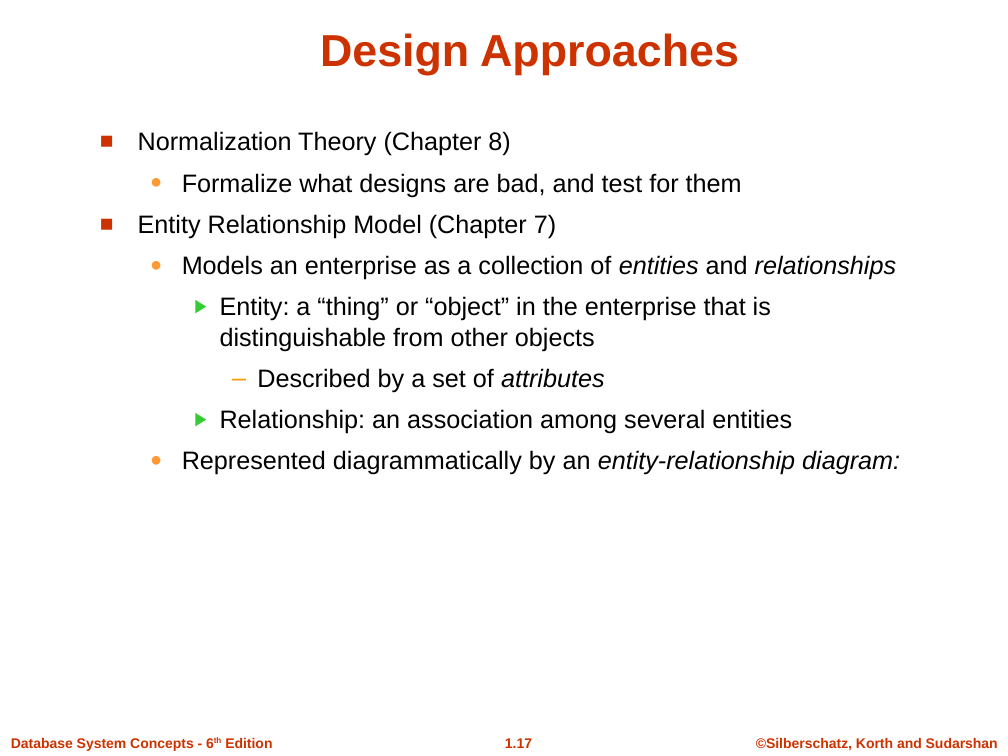
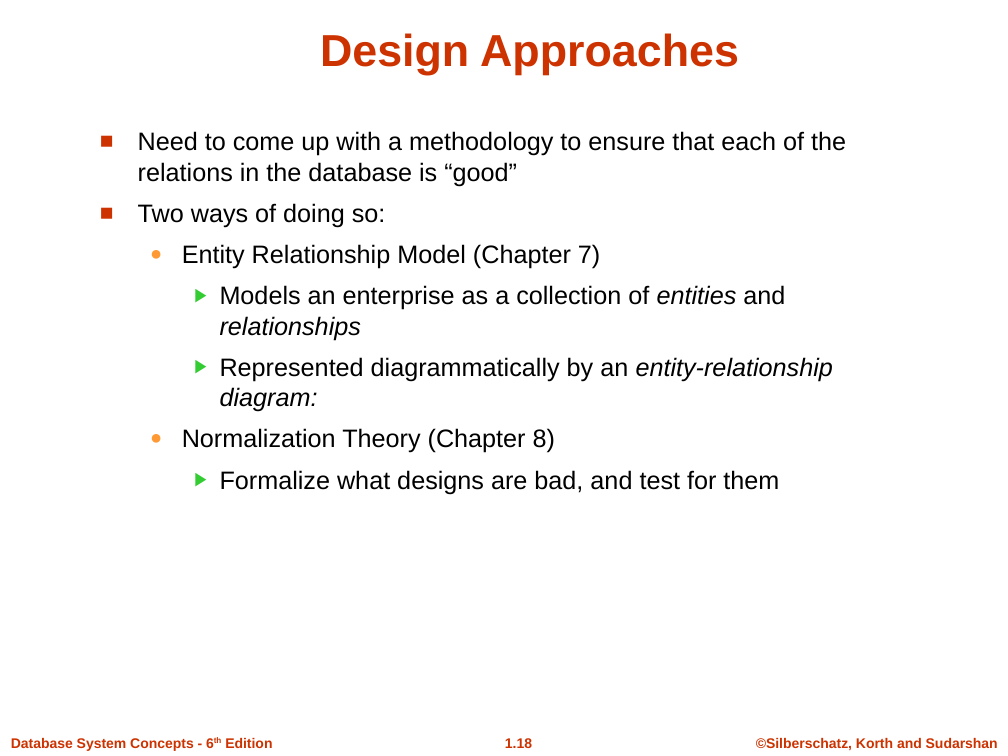
Before and after one commit to Sumonta056/SUST-Autorickshaw-Management-System, a slide deck: slide 18 of Theory/Learning Theory Of Databases/Slides/ch1.ppt (slide 17 before the commit). Drawn at 1008x756 pixels with LibreOffice and Linux fonts; fonts in the diff are those of the drawing; background and template pictures are left out. Boxes give left, top, right and bottom in pixels: in the first picture for what was removed or moved away, otherwise in the second. Text is boxed around its words. In the diff, an @@ line names an element or a change of style, - is before the commit and + after.

```diff
--- a/Theory/Learning Theory Of Databases/Slides/ch1.ppt
+++ b/Theory/Learning Theory Of Databases/Slides/ch1.ppt
@@ text at (x1=138, y1=131, x2=846, y2=412): paragraphs added @@
+■ Need to come up with a methodology to ensure that each of the relations in the database is “good”
+■ Two ways of doing so:
+  ● Entity Relationship Model (Chapter 7)
+    ▶ Models an enterprise as a collection of entities and relationships
+    ▶ Represented diagrammatically by an entity-relationship diagram:
@@ text at (x1=138, y1=214, x2=900, y2=475): paragraphs removed @@
-■ Entity Relationship Model (Chapter 7)
-  ● Models an enterprise as a collection of entities and relationships
-    ▶ Entity: a “thing” or “object” in the enterprise that is distinguishable from other objects
-      – Described by a set of attributes
-    ▶ Relationship: an association among several entities
-  ● Represented diagrammatically by an entity-relationship diagram:
@@ text at (x1=182, y1=428, x2=779, y2=494): bullet ■ to ●; list level 1 to 2 in "Normalization Theory (Chapter 8)"; bullet colour #CC3300 to #FF9933; bullet ● to ▶; list level 2 to 3 in "Formalize what designs are bad, ..."; bullet colour #FF9933 to #33CC33 @@
@@ page number at (x1=505, y1=738, x2=532, y2=748): text changed @@
-1.17
+1.18
```
Also in this commit, not shown: 17 other slides changed, 4 slides added, 5 slides removed, 11 other files.
